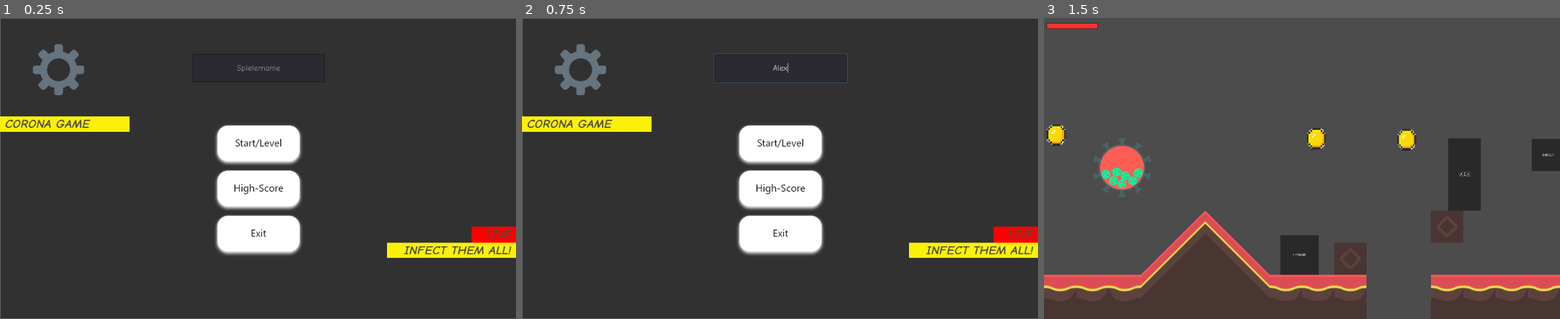
Above: before the commit, frames 1-3 (left to right).
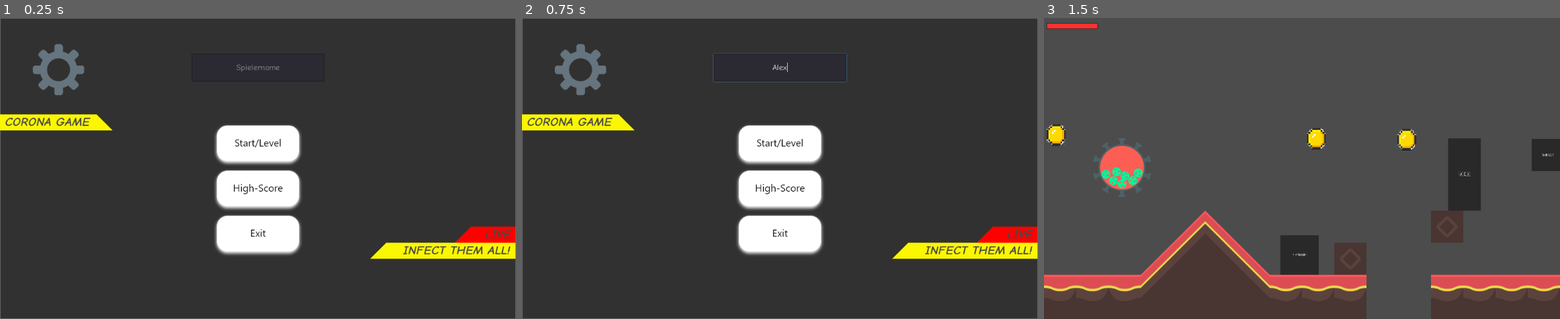
Above: after the commit, the same moments.

Repository: INF19IT2/2d-Jump-n-Run-SE
Game: Godot game, scene res://Scenes/MainScene/MainScene.tscn
Two runs of this game, one before a commit and one after it. Both use one fixed random seed, a clock stepped at 60 frames per second and the inputs below. The engine's default icon, where the game draws it, is replaced by a stand-in: a white triangle on a blue panel in a dark square.
Inputs (mouse positions are in pixels of both pictures, inside the frame that each line leads up to):
- Up to frame 1 (0.25 s): no input
- Up to frame 2 (0.75 s): click (780, 69) at 0.52 s; type "Alex" at 0.6 s
- Up to frame 3 (1.5 s): click (1302, 144) at 1.25 s

The runs differ from the first frame. In frame 1, 2.1% of the frame differs, in the area x 0-100%, y 0-100%; in frame 2, 2.4%; in frame 3, nothing differs.

Commit message:
Further adjusted menu

Diff:
--- a/2d-Jump-n-Run-SE/Scenes/MainScene/MainScene.tscn
+++ b/2d-Jump-n-Run-SE/Scenes/MainScene/MainScene.tscn
@@ -22,7 +22,7 @@
 [sub_resource type="StyleBoxFlat" id=3]
 content_margin_left = 10.0
 content_margin_right = 10.0
-bg_color = Color( 0.984314, 0.94902, 0.0313726, 1 )
+bg_color = Color( 0.988235, 0.972549, 0, 1 )
 expand_margin_left = 10.0
 
 [sub_resource type="DynamicFont" id=6]
@@ -45,7 +45,6 @@
 [node name="MainScene" type="TextureRect"]
 anchor_right = 1.0
 anchor_bottom = 1.0
-margin_right = 1.0
 theme = SubResource( 2 )
 texture = ExtResource( 2 )
 expand = true
@@ -103,7 +102,7 @@
 margin_left = -91.0
 margin_top = -92.0
 margin_right = 91.0
-margin_bottom = -1.99997
+margin_bottom = -1.99994
 texture_normal = ExtResource( 5 )
 __meta__ = {
 "_edit_use_anchors_": false
@@ -121,19 +120,71 @@
 anchor_right = 0.5
 anchor_bottom = 0.5
 margin_left = -132.0
-margin_top = -228.0
+margin_top = -229.0
 margin_right = 132.0
-margin_bottom = -172.0
+margin_bottom = -173.0
 align = 1
 placeholder_text = "Spielername"
 __meta__ = {
 "_edit_use_anchors_": false
 }
 
-[node name="GAMELabel" type="RichTextLabel" parent="."]
-margin_top = 196.0
-margin_right = 257.0
-margin_bottom = 227.0
+[node name="InfectLabel" type="Polygon2D" parent="."]
+position = Vector2( 1022.62, 478 )
+color = Color( 0.988235, 0.972549, 0, 1 )
+polygon = PoolVector2Array( 0, 2, -288, 2, -256, -30, 0, -30, 0, -14 )
+
+[node name="INFECTLabel" type="RichTextLabel" parent="InfectLabel"]
+anchor_right = 1.0
+anchor_bottom = 1.0
+margin_left = -255.0
+margin_top = -30.0
+custom_styles/normal = SubResource( 3 )
+custom_fonts/bold_italics_font = SubResource( 6 )
+custom_fonts/italics_font = SubResource( 7 )
+custom_fonts/bold_font = SubResource( 4 )
+custom_fonts/normal_font = SubResource( 5 )
+custom_colors/default_color = Color( 0.294118, 0.286275, 0.286275, 1 )
+bbcode_enabled = true
+bbcode_text = "[right][b][i]INFECT THEM ALL![/i][/b][right]"
+text = "INFECT THEM ALL!"
+scroll_active = false
+__meta__ = {
+"_edit_use_anchors_": false
+}
+
+[node name="Node" type="Node" parent="."]
+
+[node name="Live" type="Polygon2D" parent="."]
+position = Vector2( 1022, 448 )
+color = Color( 1, 0, 0, 1 )
+polygon = PoolVector2Array( 1, 0, 1, -32, -87, -32, -119, 0 )
+
+[node name="LiveLabel" type="RichTextLabel" parent="Live"]
+margin_left = -87.0
+margin_top = -32.0
+margin_right = 1.0
+custom_styles/normal = SubResource( 8 )
+custom_fonts/bold_italics_font = SubResource( 6 )
+custom_fonts/italics_font = SubResource( 7 )
+custom_fonts/bold_font = SubResource( 4 )
+custom_fonts/normal_font = SubResource( 5 )
+custom_colors/default_color = Color( 0.294118, 0.286275, 0.286275, 1 )
+bbcode_enabled = true
+bbcode_text = "[right][b][i]LIVE[/i][/b][/right]"
+text = "LIVE"
+__meta__ = {
+"_edit_use_anchors_": false
+}
+
+[node name="Game" type="Polygon2D" parent="."]
+position = Vector2( 0, 192 )
+color = Color( 0.988235, 0.972549, 0, 1 )
+polygon = PoolVector2Array( 0, 0, 192, 0, 224, 32, 0, 32 )
+
+[node name="GAMELabel" type="RichTextLabel" parent="Game"]
+margin_right = 192.0
+margin_bottom = 32.0
 custom_styles/normal = SubResource( 3 )
 custom_fonts/bold_italics_font = SubResource( 6 )
 custom_fonts/italics_font = SubResource( 7 )
@@ -148,43 +199,6 @@
 "_edit_use_anchors_": false
 }
 
-[node name="INFECTLabel" type="RichTextLabel" parent="."]
-margin_left = 768.0
-margin_top = 448.0
-margin_right = 1025.0
-margin_bottom = 478.0
-custom_styles/normal = SubResource( 3 )
-custom_fonts/bold_italics_font = SubResource( 6 )
-custom_fonts/italics_font = SubResource( 7 )
-custom_fonts/bold_font = SubResource( 4 )
-custom_fonts/normal_font = SubResource( 5 )
-custom_colors/default_color = Color( 0.294118, 0.286275, 0.286275, 1 )
-bbcode_enabled = true
-bbcode_text = "[right][b][i]INFECT THEM ALL![/i][/b][right]"
-text = "INFECT THEM ALL!"
-scroll_active = false
-__meta__ = {
-"_edit_use_anchors_": false
-}
-
-[node name="LiveLabel" type="RichTextLabel" parent="."]
-margin_left = 936.0
-margin_top = 416.0
-margin_right = 1025.0
-margin_bottom = 448.0
-custom_styles/normal = SubResource( 8 )
-custom_fonts/bold_italics_font = SubResource( 6 )
-custom_fonts/italics_font = SubResource( 7 )
-custom_fonts/bold_font = SubResource( 4 )
-custom_fonts/normal_font = SubResource( 5 )
-custom_colors/default_color = Color( 0.294118, 0.286275, 0.286275, 1 )
-bbcode_enabled = true
-bbcode_text = "[right][b][i]LIVE[/i][/b][/right]"
-text = "LIVE"
-__meta__ = {
-"_edit_use_anchors_": false
-}
-
 [connection signal="pressed" from="ExitButton" to="." method="_on_ExitButton_pressed"]
 [connection signal="pressed" from="OptionsButton" to="." method="_on_OptionsButton_pressed"]
 [connection signal="pressed" from="StartLevelButton" to="." method="_on_StartLevelButton_pressed"]
